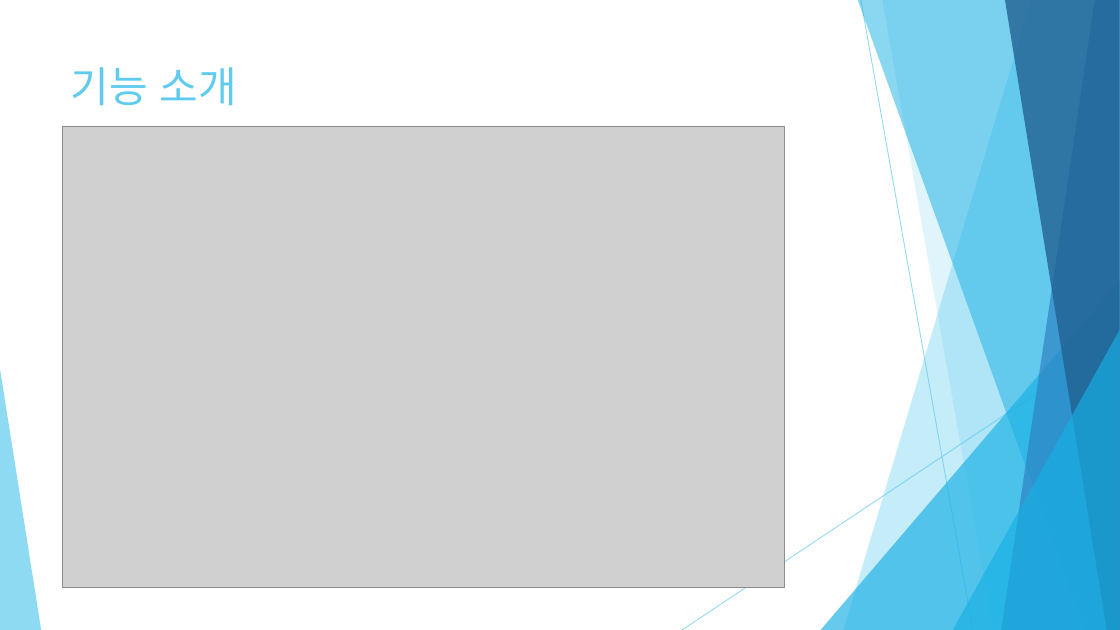
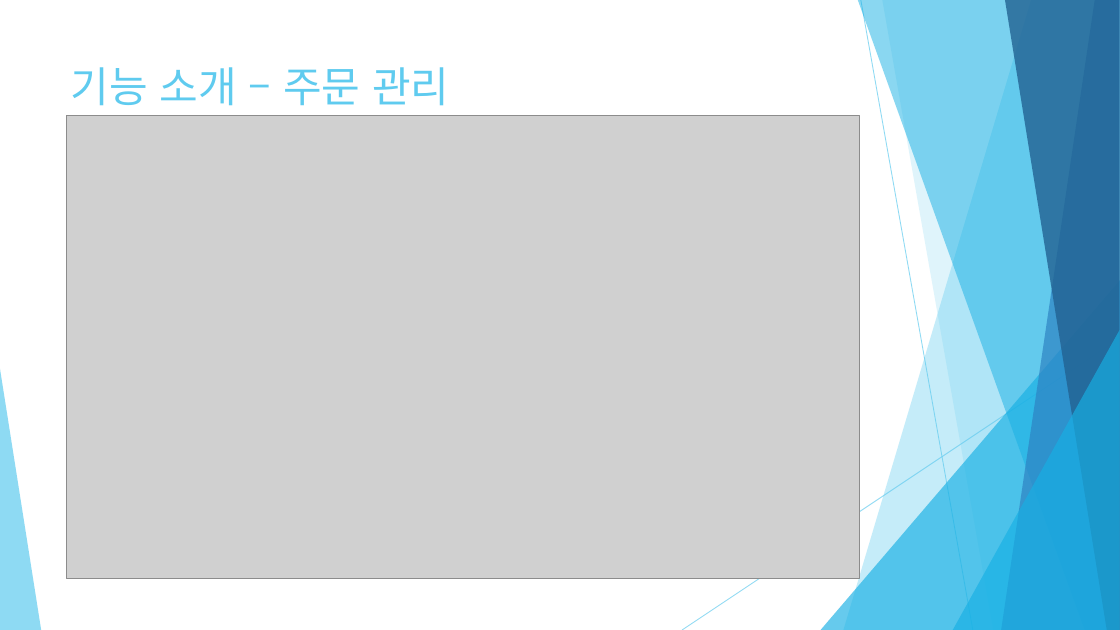
Before and after one commit to mywns123/project_yeop, a slide deck: slide 24 of document/세탁물 주문 관리_임준엽.pptx (slide 17 before the commit). Drawn at 1120x630 pixels with LibreOffice and Linux fonts; fonts in the diff are those of the drawing; grey boxes stand for pictures. Boxes give left, top, right and bottom in pixels: in the first picture for what was removed or moved away, otherwise in the second. Text is boxed around its words. In the diff, an @@ line names an element or a change of style, - is before the commit and + after.

```diff
--- a/document/세탁물 주문 관리_임준엽.pptx
+++ b/document/세탁물 주문 관리_임준엽.pptx
@@ title at [71, 67, 449, 106]: text changed @@
-기능 소개
+기능 소개 – 주문 관리
@@ picture: place and size @@
-picture at [62, 126, 785, 587]
+picture at [66, 116, 860, 579]
```
Also in this commit, not shown: 19 other slides changed, 7 slides added, 19 other files.
